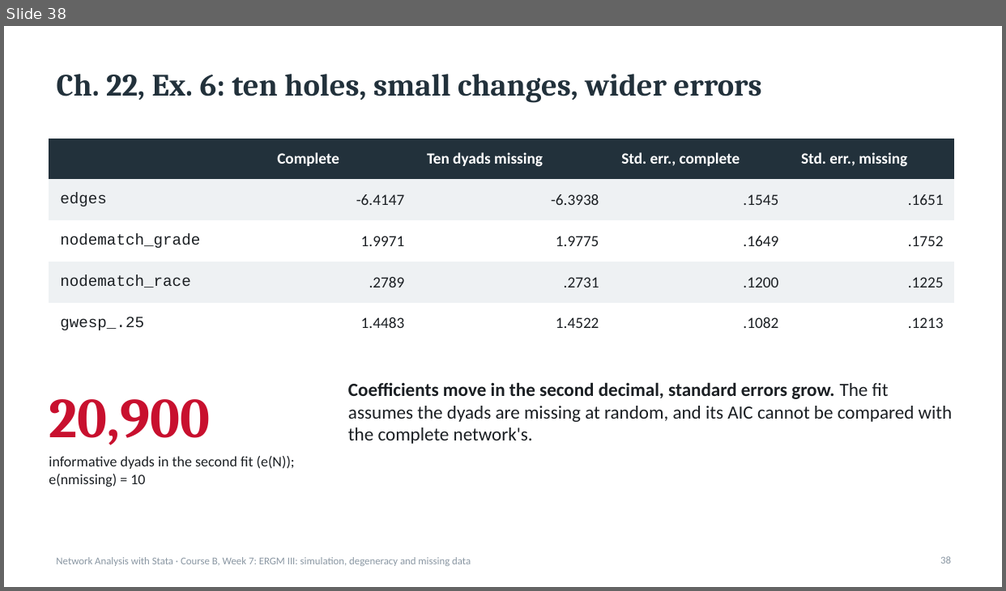
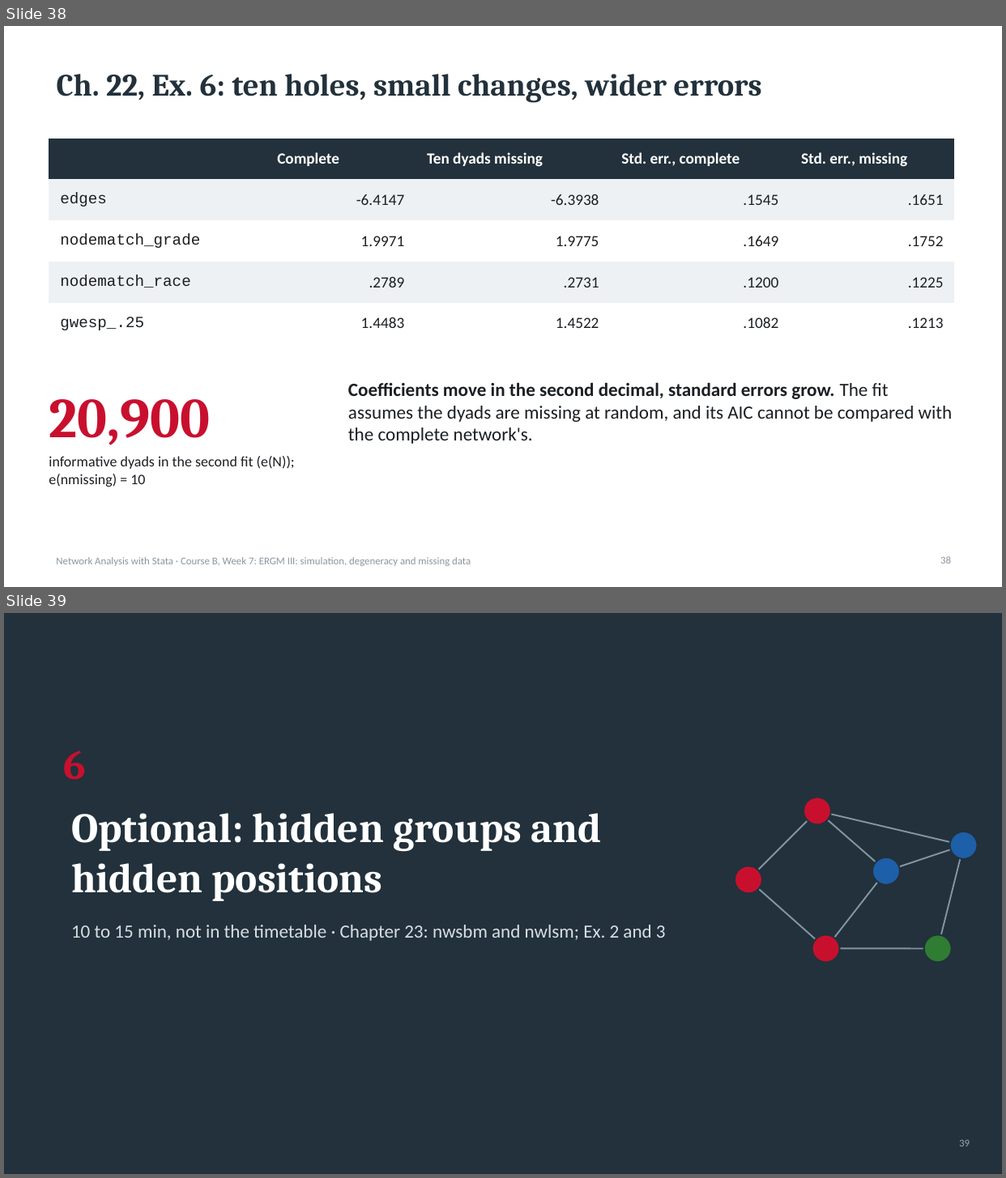
Before and after one commit to thomas-u-grund/nwcommands, a slide deck: website/book/teaching/slides/courseB_week07_ergm3_simulation_degeneracy.pptx. Shown one above the other, each under a label of ours: slide 38 before the commit, slides 38 and 39 after it. The pictures are 1006x591 and 1006x1178 pixels, drawn with LibreOffice and Linux fonts; fonts in the diff are those of the drawing. Boxes give left, top, right and bottom in pixels: in the first picture for what was removed or moved away, otherwise in the second. Text is boxed around its words. In the diff, an @@ line names an element or a change of style, - is before the commit and + after.

```diff
--- a/website/book/teaching/slides/courseB_week07_ergm3_simulation_degeneracy.pptx
+++ b/website/book/teaching/slides/courseB_week07_ergm3_simulation_degeneracy.pptx
@@ slide 39 added at [4,613,1002,1174], background #22313B @@
@@ text added at [64,751,87,780], 40 pt, text #C8102E, bold @@
+6
@@ ellipse added at [803,797,831,825], fill #C8102E, outline #22313B 1.5 pt @@
@@ title added at [71,813,602,901], 40 pt, text #FFFFFF, bold @@
+Optional: hidden groups and hidden positions
@@ line added from (749, 879) to (818, 811), #8395A3 1.5 pt @@
@@ line added from (818, 811) to (887, 871), #8395A3 1.5 pt @@
@@ line added from (818, 811) to (964, 845), #8395A3 1.5 pt @@
@@ line added from (887, 871) to (964, 845), #8395A3 1.5 pt @@
@@ line added from (938, 949) to (964, 845), #8395A3 1.5 pt @@
@@ ellipse added at [950,832,978,859], fill #1D5FA8, outline #22313B 1.5 pt @@
@@ ellipse added at [735,866,762,894], fill #C8102E, outline #22313B 1.5 pt @@
@@ line added from (749, 879) to (826, 949), #8395A3 1.5 pt @@
@@ line added from (826, 949) to (887, 871), #8395A3 1.5 pt @@
@@ ellipse added at [872,858,900,885], fill #1D5FA8, outline #22313B 1.5 pt @@
@@ text added at [71,925,666,941], 18 pt, text #D7DEE3 @@
+10 to 15 min, not in the timetable · Chapter 23: nwsbm and nwlsm; Ex. 2 and 3
@@ ellipse added at [812,935,840,963], fill #C8102E, outline #22313B 1.5 pt @@
@@ line added from (826, 949) to (938, 949), #8395A3 1.5 pt @@
@@ ellipse added at [924,935,952,963], fill #2E7D32, outline #22313B 1.5 pt @@
@@ page number added at [959,1140,970,1147], 10 pt, text #9AA8B3 @@
+39
```
Also in this commit, not shown: 4 slides changed, 5 other slides added, 1 other file.
